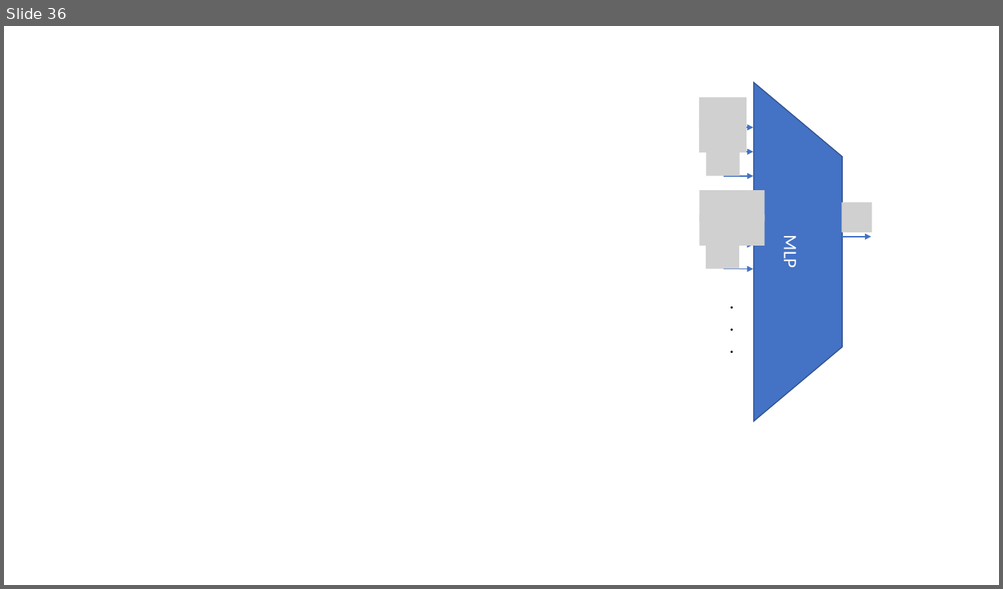
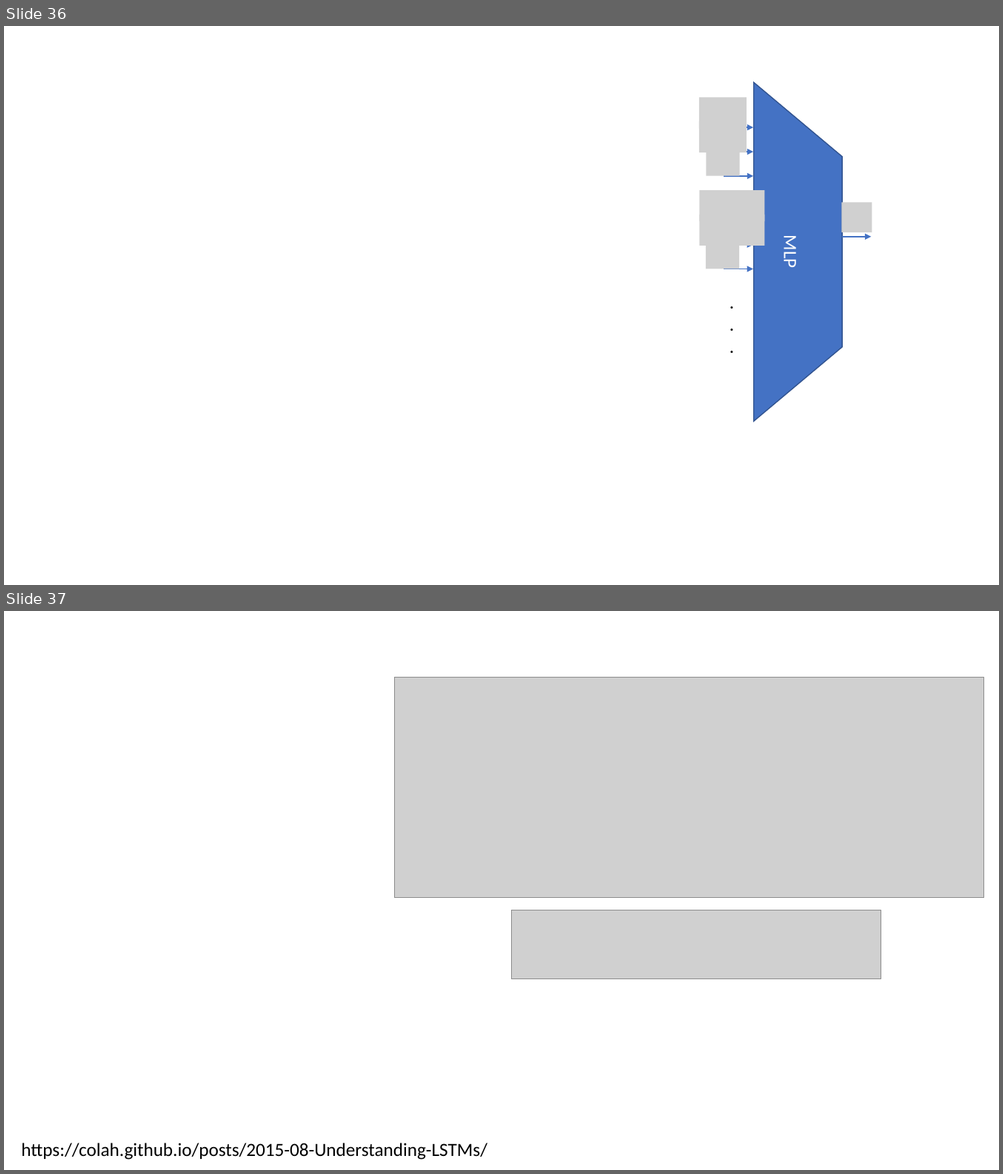
Before and after one commit to jolindien-git/jolindien-git.github.io, a slide deck: Intelligence Artificielle et Analyse de donnees.pptx. Shown one above the other, each under a label of ours: slide 36 before the commit, slides 36 and 37 after it. The pictures are 1003x589 and 1003x1174 pixels, drawn with LibreOffice and Linux fonts; fonts in the diff are those of the drawing; grey boxes stand for pictures. Boxes give left, top, right and bottom in pixels: in the first picture for what was removed or moved away, otherwise in the second. Text is boxed around its words. In the diff, an @@ line names an element or a change of style, - is before the commit and + after.

```diff
--- a/Intelligence Artificielle et Analyse de donnees.pptx
+++ b/Intelligence Artificielle et Analyse de donnees.pptx
@@ slide 37 added at <box>4,611,999,1170</box>, background #FFFFFF @@
@@ picture added at <box>394,678,984,897</box> @@
@@ picture added at <box>512,910,881,979</box> @@
@@ text added at <box>21,1143,487,1160</box>, 18 pt, text #000000 @@
+https://colah.github.io/posts/2015-08-Understanding-LSTMs/
```
Also in this commit, not shown: 2 slides changed, 3 other slides added, 1 slide removed, 1 other file.
